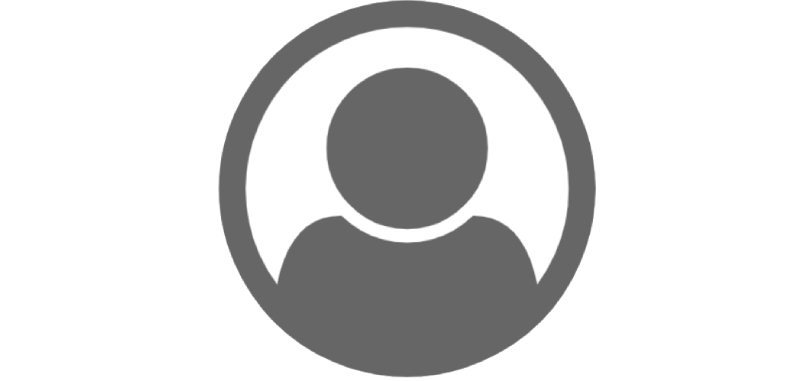
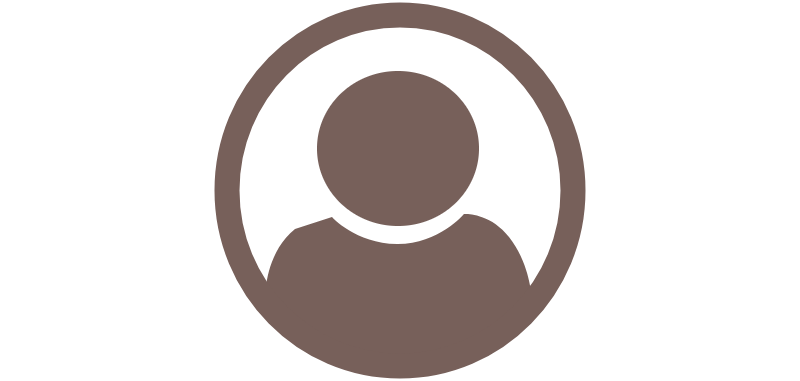
Revision of a layered 800 x 381 image; what changed, layer by layer:
hid "Background", painted on it over [214, 0, 596, 378]
